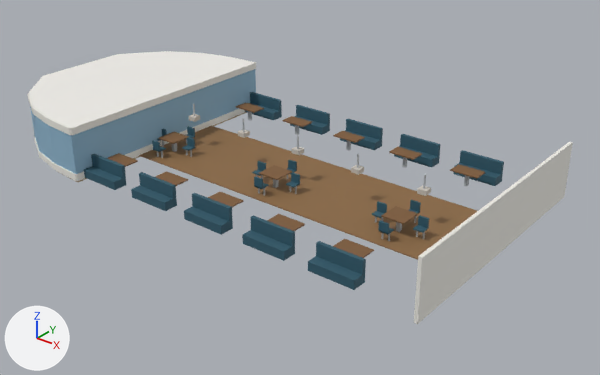
The glTF model GLB/room_restaurant.glb as it was, and as the next commit left it.
Both versions are drawn from a 50 mm camera at (51.0, -27.8, 22.5) aimed at (28.3, 0.6, 4.9). The axes (+X, +Y, +Z) are drawn at lower left. The lights are the same throughout. The first picture is the older version. Vertices at exactly the same position are counted once.

The first picture shows 'room_restaurant', 'room_restaurant.001', 'room_restaurant.002', 'room_restaurant.003', 'room_restaurant.005', 'room_restaurant.007', 'room_restaurant.008' and 2 more.
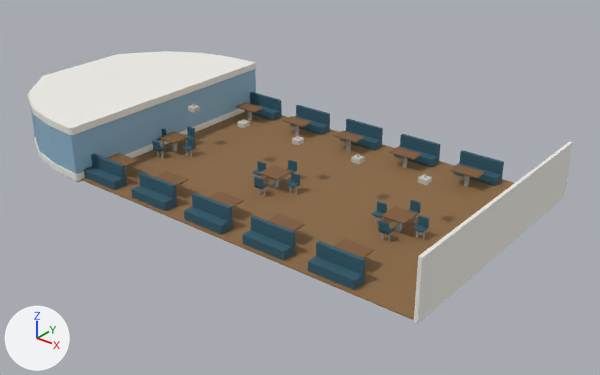
Boxes [x1, y1, x2, y2] around the edits, measured in the pictures (600 x 375 px):
'room_restaurant.002', reshaped
    before: [139, 126, 477, 260]
    after: [81, 112, 514, 320]

The change in detail:
me_mesh_2 is used by ob_room_restaurant_002; location (0.0, 0.0, 0.0).
me_mesh_2 had 8 vertices, 12 faces and spanned x 13.1..38.9, y -2.6..2.6, z 5.5.
me_mesh_2 now has 70 vertices, 111 faces and spans x 13.1..38.9, y -6.3..6.3, z 5.5.
Part 1, on me_mesh_2:
4 vertices are removed from x 38.9, y -2.6..2.6, z 5.5.
12 faces are deleted.
66 vertices are added at x 13.1..38.9, y -6.3..6.3, z 5.5.
111 new faces join them.
